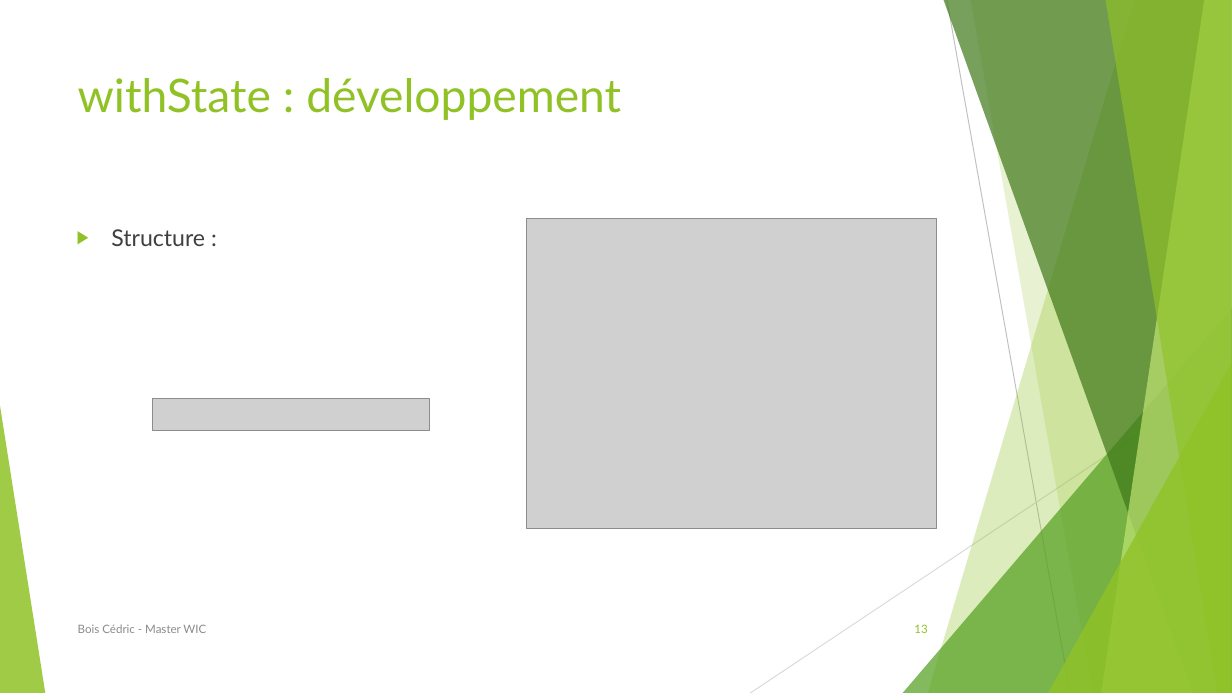
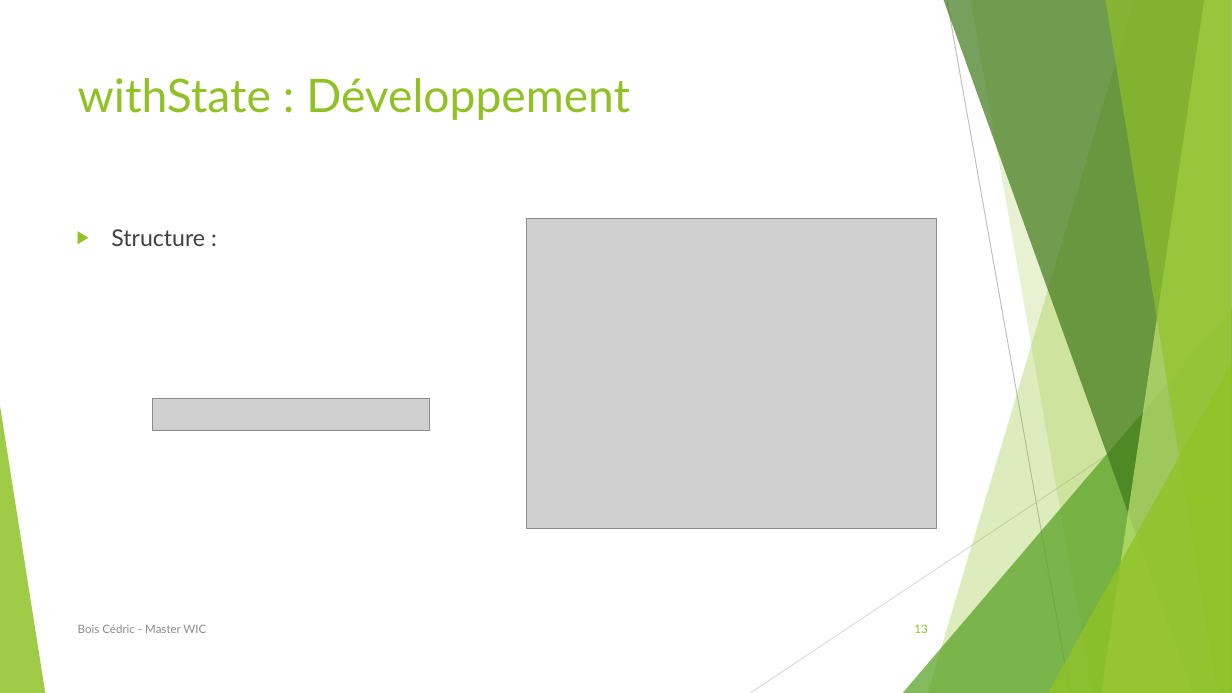
Before and after one commit to BCedric/journalStage, a slide deck: slide 13 of soutenance.pptx. Drawn at 1232x693 pixels with LibreOffice and Linux fonts; fonts in the diff are those of the drawing; grey boxes stand for pictures. Boxes give left, top, right and bottom in pixels: in the first picture for what was removed or moved away, otherwise in the second. Text is boxed around its words. In the diff, an @@ line names an element or a change of style, - is before the commit and + after.

Commit message:
Avant suppression withState

```diff
--- a/soutenance.pptx
+++ b/soutenance.pptx
@@ title at (78, 78, 630, 120): text changed @@
-withState : développement
+withState : Développement
```
Also in this commit, not shown: 13 other slides changed, 17 slides added.
